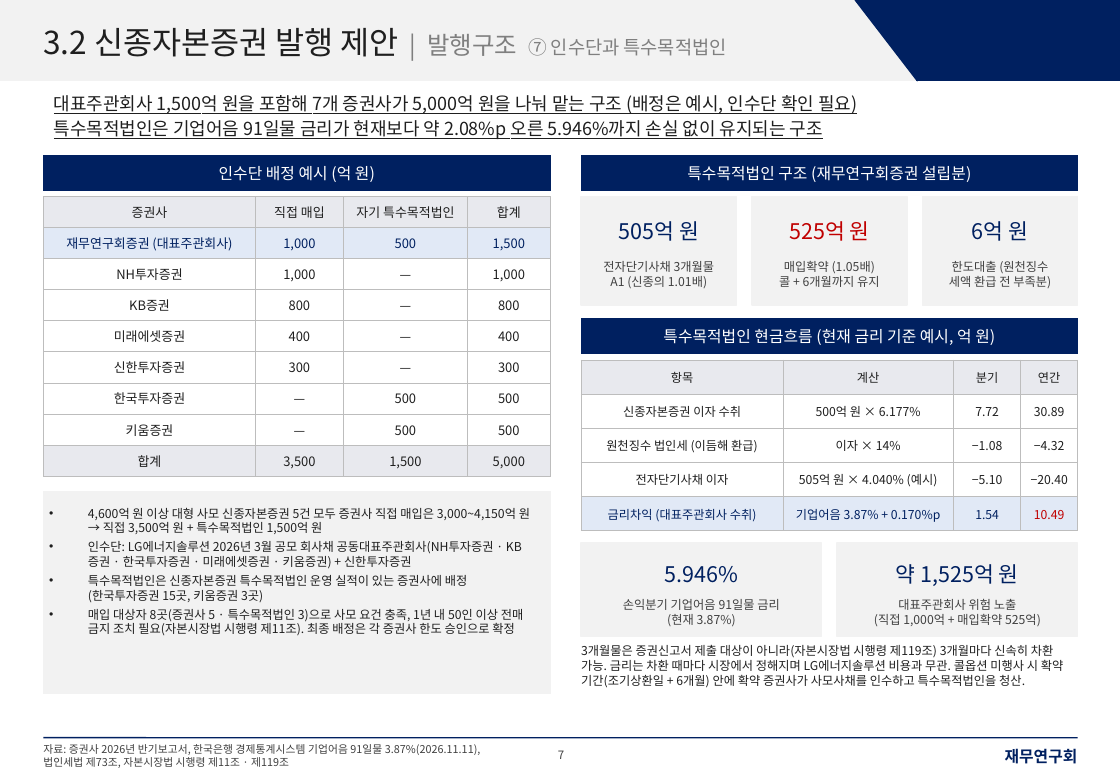
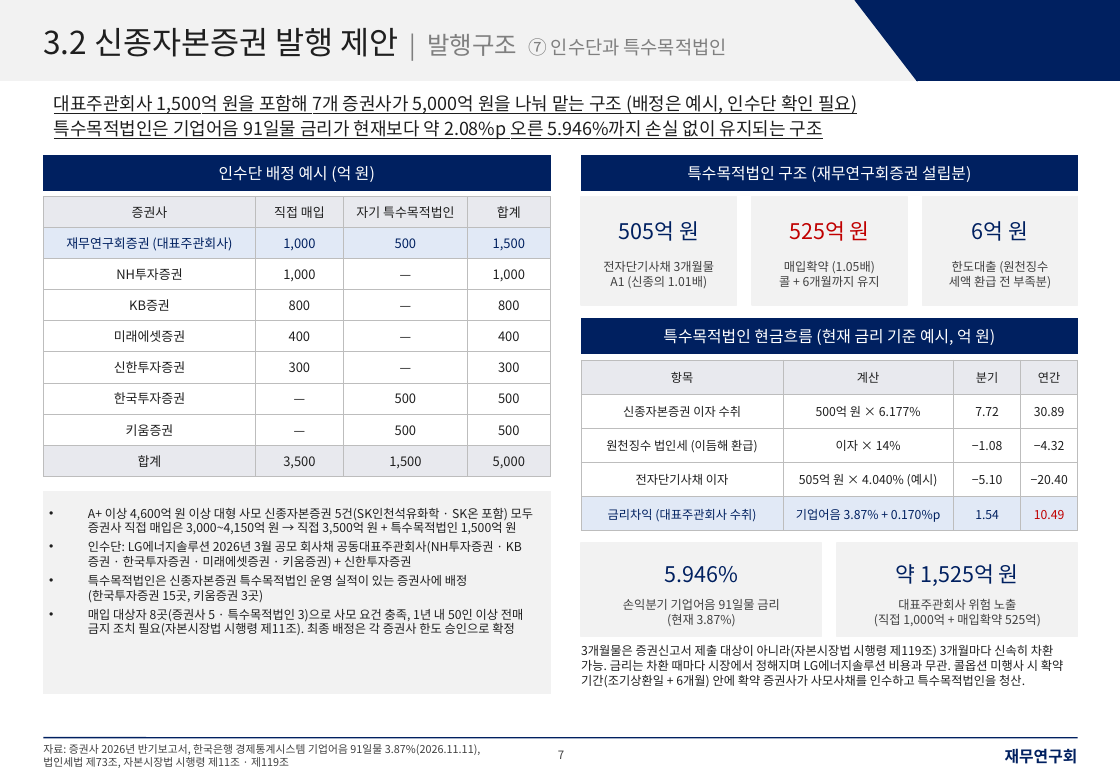
Before and after one commit to shy065542-rgb/SSHHYY, a slide deck: slide 7 of LGES_신종_발행구조_재무연구회양식.pptx. Drawn at 1120x776 pixels with LibreOffice and Linux fonts; fonts in the diff are those of the drawing. Boxes give left, top, right and bottom in pixels: in the first picture for what was removed or moved away, otherwise in the second. Text is boxed around its words. In the diff, an @@ line names an element or a change of style, - is before the commit and + after.

```diff
--- a/LGES_신종_발행구조_재무연구회양식.pptx
+++ b/LGES_신종_발행구조_재무연구회양식.pptx
@@ text in rectangle at [88, 508, 533, 534]: text changed @@
-• 4,600억 원 이상 대형 사모 신종자본증권 5건 모두 증권사 직접 매입은 3,000~4,150억 원 → 직접 3,500억 원 + 특수목적법인 1,500억 원
+• A+ 이상 4,600억 원 이상 대형 사모 신종자본증권 5건(SK인천석유화학 · SK온 포함) 모두 증권사 직접 매입은 3,000~4,150억 원 → 직접 3,500억 원 + 특수목적법인 1,500억 원
```
Also in this commit, not shown: 1 other slide changed, 1 other file.
